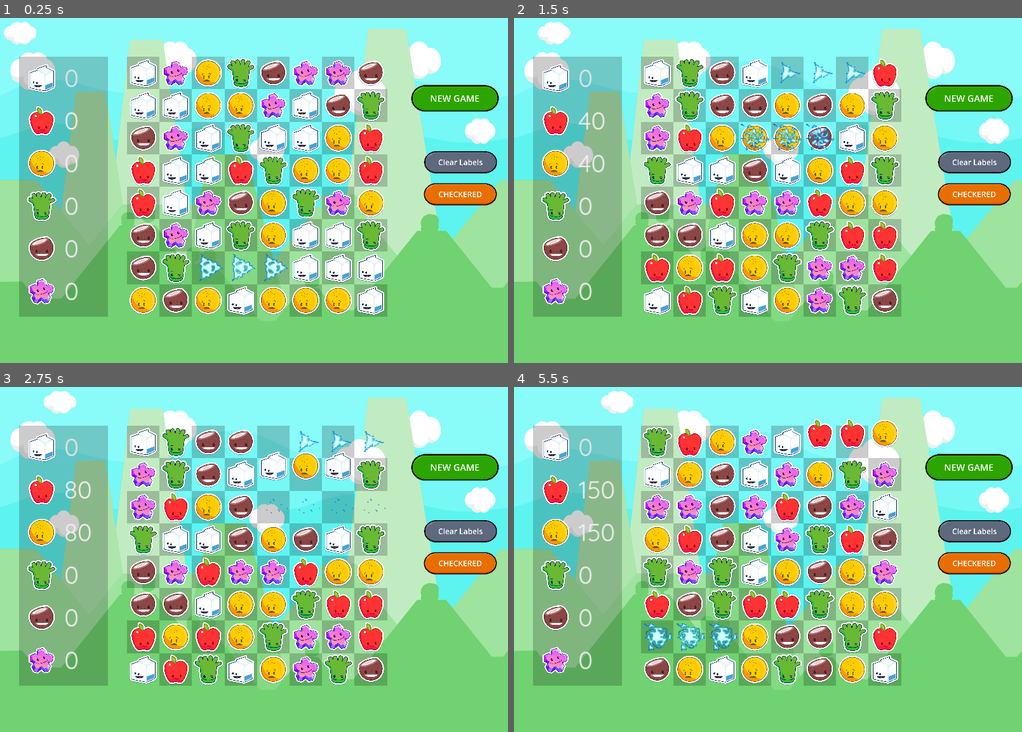
Above: before the commit, frames 1-4 (two rows, left to right).
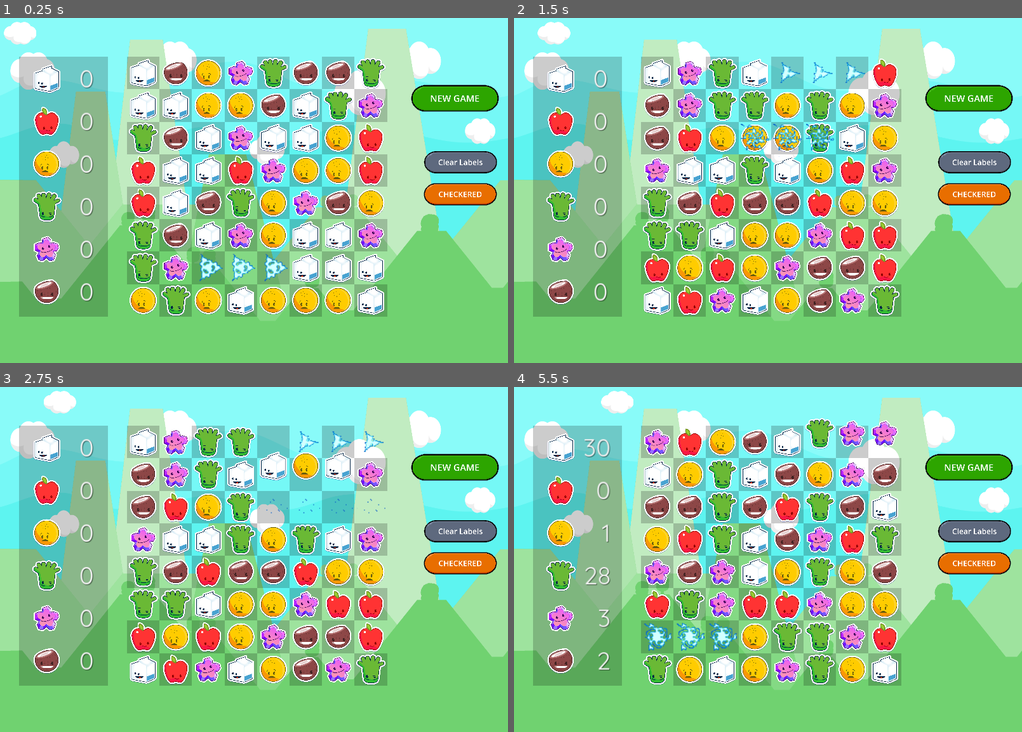
Above: after the commit, the same moments.

Repository: gitbrent/godot-match-3
Game: Godot game, scene res://game.tscn
Two runs of this game, one before a commit and one after it. Both use one fixed random seed, a clock stepped at 60 frames per second and the inputs below.
Inputs:
- Up to frame 1 (0.25 s): no input
- Up to frame 2 (1.5 s): click "NEW GAME" at 0.5 s; click "NEW GAME" at 1.25 s
- Up to frame 3 (2.75 s): click "Clear Labels" at 2 s
- Up to frame 4 (5.5 s): click "CHECKERED" at 2.75 s; click "Clear Labels" at 3.5 s; click "CHECKERED" at 4.25 s; click "NEW GAME" at 5 s

The runs differ from the first frame. In frame 1, 11% of the frame differs, in the area x 5-76%, y 11-87%; in frame 2, 12%; in frame 3, 12%; in frame 4, 14%, in the area x 5-76%, y 9-87%.

Commit message:
fixed/added: gem counts work now

Diff:
--- a/enums.gd
+++ b/enums.gd
@@ -13,9 +13,9 @@
 	WHITE,
 	RED,
 	YELLOW,
-	BROWN,
 	GREEN,
-	PURPLE
+	PURPLE,
+	BROWN
 }
 
 func get_color_name_by_value(value: int) -> String:
--- a/game.gd
+++ b/game.gd
@@ -6,15 +6,26 @@
 func _ready():
 	game_board.connect("props_updated_moves", self._on_props_updated_moves)
 	game_board.connect("props_updated_score", self._on_props_updated_score)
+	game_board.connect("props_updated_gemsdict", self._on_props_updated_gemsdict)
+
+func _on_props_updated_gemsdict(gems_dict:Dictionary):
+	# EX: `{ "WHITE": 9, "RED": 11, "YELLOW": 14, "BROWN": 9, "GREEN": 9, "PURPLE": 12 }`
+	game_stats.get_child(0).get_child(1).text = str(gems_dict["WHITE"])
+	game_stats.get_child(1).get_child(1).text = str(gems_dict["RED"])
+	game_stats.get_child(2).get_child(1).text = str(gems_dict["YELLOW"])
+	game_stats.get_child(3).get_child(1).text = str(gems_dict["GREEN"])
+	game_stats.get_child(4).get_child(1).text = str(gems_dict["PURPLE"])
+	game_stats.get_child(5).get_child(1).text = str(gems_dict["BROWN"])
 
 func _on_props_updated_moves(moves:int):
 	# TODO: name labels, then update base on this
-	game_stats.get_child(0).get_child(1).text = str(moves)
+	#game_stats.get_child(4).get_child(1).text = str(moves)
+	print("TODO:") # TODO:
 
 func _on_props_updated_score(score:int):
 	# TODO: name labels, then update base on this
-	game_stats.get_child(1).get_child(1).text = str(score)
-	game_stats.get_child(2).get_child(1).text = str(score)
+	#game_stats.get_child(5).get_child(1).text = str(score)
+	print("TODO:") # TODO:
 
 func _on_newgame_button_pressed():
 	game_board.new_game()
--- a/game.tscn
+++ b/game.tscn
@@ -55,10 +55,10 @@
 theme_override_styles/panel = SubResource("StyleBoxFlat_k3sk6")
 
 [node name="GameStats" type="VBoxContainer" parent="."]
-offset_left = 100.0
-offset_top = 203.0
-offset_right = 425.0
-offset_bottom = 1227.0
+offset_left = 120.0
+offset_top = 205.0
+offset_right = 370.0
+offset_bottom = 1229.0
 theme_override_constants/separation = 40
 
 [node name="HBoxContainer1" type="HBoxContainer" parent="GameStats"]
@@ -80,6 +80,8 @@
 theme = ExtResource("4_xf0vf")
 theme_override_font_sizes/font_size = 96
 text = "0"
+horizontal_alignment = 2
+vertical_alignment = 1
 
 [node name="HBoxContainer2" type="HBoxContainer" parent="GameStats"]
 layout_mode = 2
@@ -98,9 +100,10 @@
 layout_mode = 2
 size_flags_horizontal = 3
 theme = ExtResource("4_xf0vf")
-theme_override_colors/font_color = Color(0.945098, 0.945098, 0.945098, 1)
-theme_override_font_sizes/font_size = 96
-text = "0"
+theme_override_font_sizes/font_size = 96
+text = "0"
+horizontal_alignment = 2
+vertical_alignment = 1
 
 [node name="HBoxContainer3" type="HBoxContainer" parent="GameStats"]
 layout_mode = 2
@@ -122,6 +125,8 @@
 theme_override_colors/font_color = Color(0.945098, 0.945098, 0.945098, 1)
 theme_override_font_sizes/font_size = 96
 text = "0"
+horizontal_alignment = 2
+vertical_alignment = 1
 
 [node name="HBoxContainer4" type="HBoxContainer" parent="GameStats"]
 layout_mode = 2
@@ -143,6 +148,31 @@
 theme_override_colors/font_color = Color(0.945098, 0.945098, 0.945098, 1)
 theme_override_font_sizes/font_size = 96
 text = "0"
+horizontal_alignment = 2
+vertical_alignment = 1
+
+[node name="HBoxContainer6" type="HBoxContainer" parent="GameStats"]
+layout_mode = 2
+theme_override_constants/separation = 25
+
+[node name="Control" type="Control" parent="GameStats/HBoxContainer6"]
+custom_minimum_size = Vector2(128, 128)
+layout_mode = 2
+
+[node name="Sprite2D" type="Sprite2D" parent="GameStats/HBoxContainer6/Control"]
+scale = Vector2(0.5, 0.5)
+texture = ExtResource("6_ot4tf")
+centered = false
+
+[node name="Label" type="Label" parent="GameStats/HBoxContainer6"]
+layout_mode = 2
+size_flags_horizontal = 3
+theme = ExtResource("4_xf0vf")
+theme_override_colors/font_color = Color(0.945098, 0.945098, 0.945098, 1)
+theme_override_font_sizes/font_size = 96
+text = "0"
+horizontal_alignment = 2
+vertical_alignment = 1
 
 [node name="HBoxContainer5" type="HBoxContainer" parent="GameStats"]
 layout_mode = 2
@@ -164,27 +194,8 @@
 theme_override_colors/font_color = Color(0.945098, 0.945098, 0.945098, 1)
 theme_override_font_sizes/font_size = 96
 text = "0"
-
-[node name="HBoxContainer6" type="HBoxContainer" parent="GameStats"]
-layout_mode = 2
-theme_override_constants/separation = 25
-
-[node name="Control" type="Control" parent="GameStats/HBoxContainer6"]
-custom_minimum_size = Vector2(128, 128)
-layout_mode = 2
-
-[node name="Sprite2D" type="Sprite2D" parent="GameStats/HBoxContainer6/Control"]
-scale = Vector2(0.5, 0.5)
-texture = ExtResource("6_ot4tf")
-centered = false
-
-[node name="Label" type="Label" parent="GameStats/HBoxContainer6"]
-layout_mode = 2
-size_flags_horizontal = 3
-theme = ExtResource("4_xf0vf")
-theme_override_colors/font_color = Color(0.945098, 0.945098, 0.945098, 1)
-theme_override_font_sizes/font_size = 96
-text = "0"
+horizontal_alignment = 2
+vertical_alignment = 1
 
 [node name="BoardTextRect" type="Panel" parent="."]
 visible = false
--- a/game_board/GameBoard.gd
+++ b/game_board/GameBoard.gd
@@ -5,11 +5,12 @@
 # SIGNALS
 signal props_updated_moves(moves:int)
 signal props_updated_score(score:int)
+signal props_updated_gemsdict(gems_dict:Dictionary)
 # SCENES
 @onready var grid_container:GridContainer = $GridContainer
 @onready var hbox_container:HBoxContainer = $HBoxContainer
 #VARS
-const GEM_COLOR_NAMES = [Enums.GemColor.WHITE, Enums.GemColor.RED, Enums.GemColor.YELLOW, Enums.GemColor.BROWN, Enums.GemColor.GREEN, Enums.GemColor.PURPLE]
+const GEM_COLOR_NAMES = [Enums.GemColor.WHITE, Enums.GemColor.RED, Enums.GemColor.YELLOW, Enums.GemColor.GREEN, Enums.GemColor.PURPLE, Enums.GemColor.BROWN]
 var selected_cell_1:GemCell = null
 var selected_cell_2:GemCell = null
 var undo_cell_1:GemCell = null
@@ -285,7 +286,11 @@
 		debug_print_ascii_table(gem_matches)
 	if gem_matches.size() == 0:
 		Enums.debug_print("[check_board_explode_matches]: No more matches. Board stable.", Enums.DEBUG_LEVEL.INFO)
-		# Reset undo cells or perform other cleanup here.
+		# A:
+		signal_game_props_count_gems()
+
+		# B: TODO: check for "NO MORE MOVES"
+		# C: Reset undo cells or perform other cleanup here.
 		if undo_cell_1 and undo_cell_2:
 			swap_gem_cells(undo_cell_2, undo_cell_1)
 			undo_cell_1 = null
@@ -357,6 +362,22 @@
 		var debug_str3 = "[-------refill] ["+str(i)+"] ADD: " + Enums.get_color_name_by_value(random_color)
 		Enums.debug_print(debug_str3, Enums.DEBUG_LEVEL.DEBUG)
 
+func signal_game_props_count_gems():
+	var gems_dict = {}
+	# Initialize dictionary with all gem types set to 0
+	for color in Enums.GemColor.values():
+		gems_dict[Enums.get_color_name_by_value(color)] = 0
+
+	# Assuming you have a way to iterate over all gem nodes
+	# For example, if all gems are children of a node called "GemsContainer"
+	for col in hbox_container.get_children():
+		for gem in col.get_children():
+			var color_name = Enums.get_color_name_by_value(gem.gem_color)
+			gems_dict[color_name] += 1
+
+	# Emit signal with the updated gems dictionary
+	emit_signal("props_updated_gemsdict", gems_dict)
+
 # DEBUG =======================================================================
 
 func debug_print_column_ascii(column: VBoxContainer, column_index: int):
--- a/game_stats_label_theme.tres
+++ b/game_stats_label_theme.tres
@@ -4,5 +4,9 @@
 
 [resource]
 default_font = ExtResource("1_mun42")
-default_font_size = 96
-Label/colors/font_color = Color(0.901961, 0.901961, 0.901961, 1)
+Label/colors/font_color = Color(0.945098, 0.945098, 0.945098, 1)
+Label/colors/font_outline_color = Color(0, 0, 0, 0.411765)
+Label/colors/font_shadow_color = Color(0, 0, 0, 0.411765)
+Label/constants/shadow_offset_x = 3
+Label/constants/shadow_offset_y = 3
+Label/font_sizes/font_size = 84
